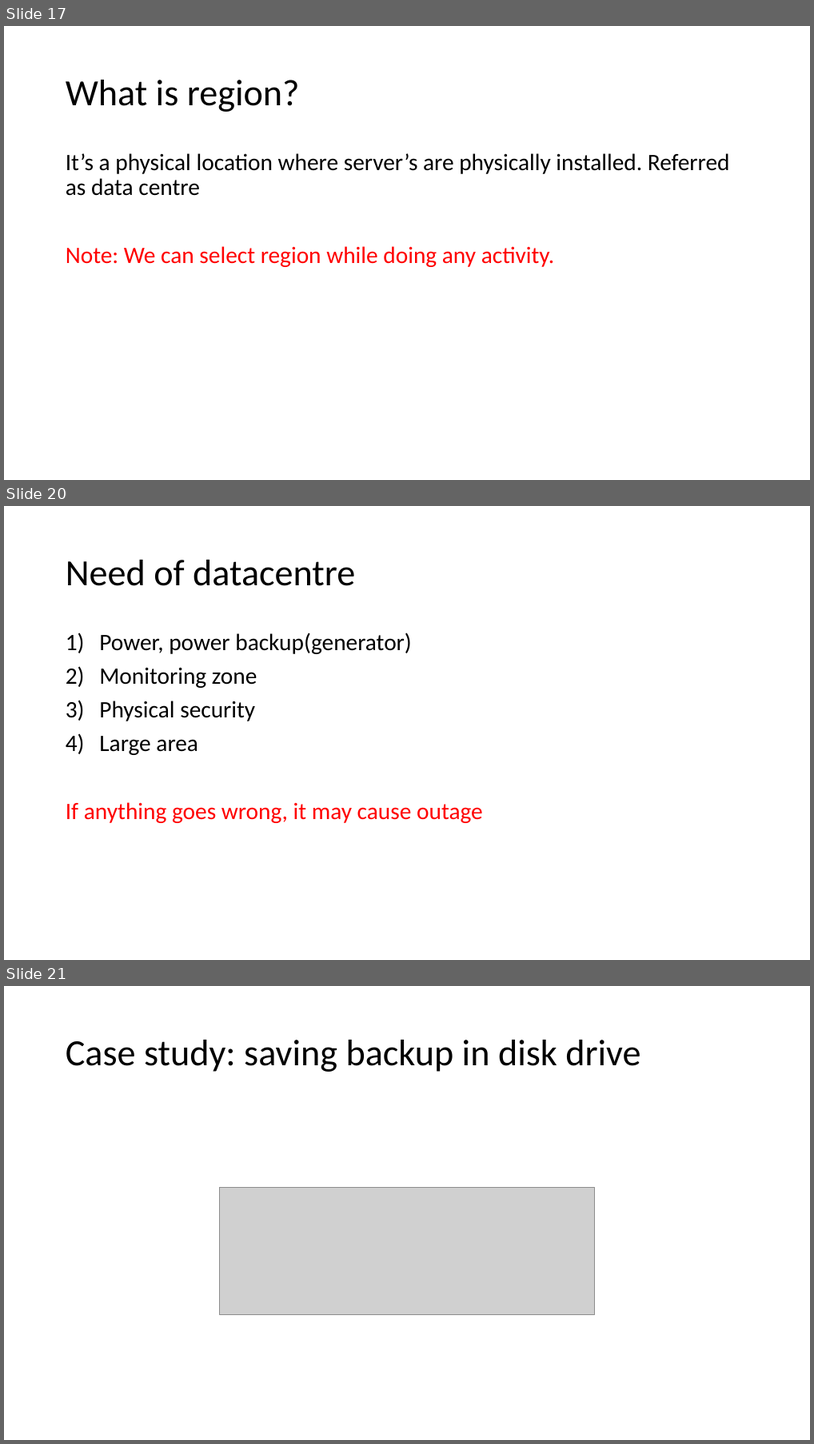
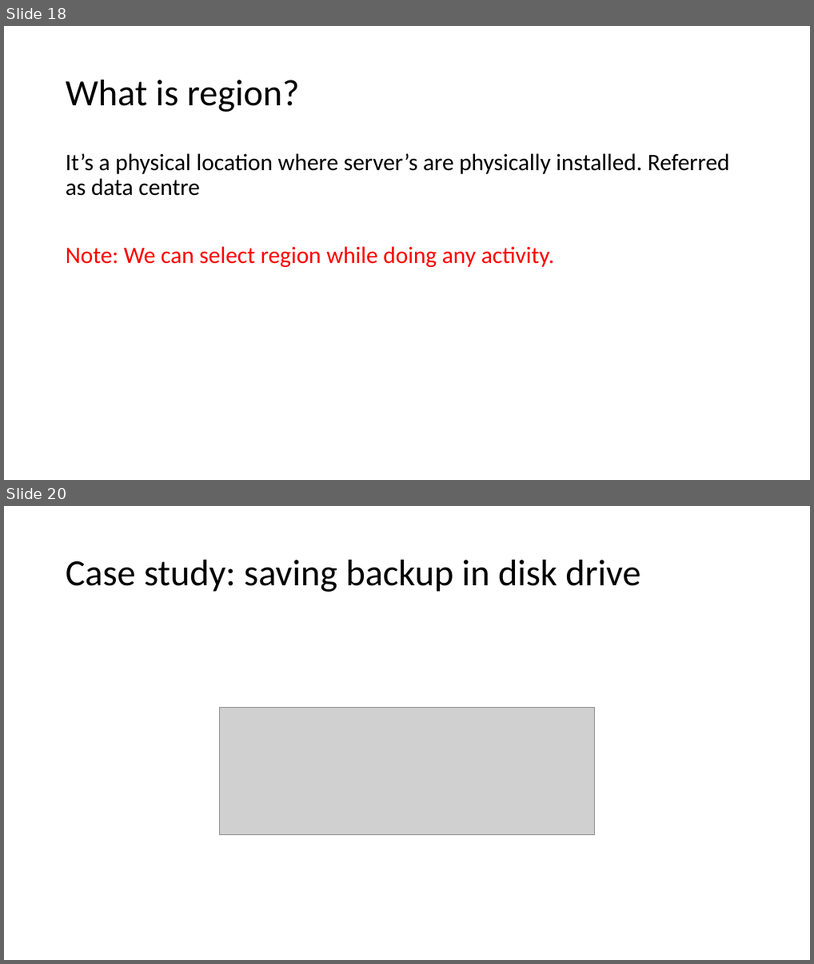
Before and after one commit to JanbaskDevops/Batch1, a slide deck: Backup/AzureCloud/Introduction to Cloud/Chapter1-Introduction to Cloud.pptx. Shown one above the other, each under a label of ours: slides 17, 20 and 21 before the commit, slides 18 and 20 after it; the slides between them are not shown. The pictures are 814x1444 and 814x964 pixels, drawn with LibreOffice and Linux fonts; fonts in the diff are those of the drawing; grey boxes stand for pictures. Boxes give left, top, right and bottom in pixels: in the first picture for what was removed or moved away, otherwise in the second. Text is boxed around its words. In the diff, an @@ line names an element or a change of style, - is before the commit and + after.

```diff
--- a/Backup/AzureCloud/Introduction to Cloud/Chapter1-Introduction to Cloud.pptx
+++ b/Backup/AzureCloud/Introduction to Cloud/Chapter1-Introduction to Cloud.pptx
@@ slide 20 removed at (4, 506, 810, 960), background #FFFFFF @@
@@ title removed at (66, 560, 355, 586) @@
-Need of datacentre
@@ text removed at (66, 632, 483, 823) @@
-1) Power, power backup(generator)
-2) Monitoring zone
-3) Physical security
-4) Large area
-If anything goes wrong, it may cause outage
@@ what was slide 17 is now slide 18 @@
@@ what was slide 21 is now slide 20 @@
```
Also in this commit, not shown: 3 slides changed, 3 slides added, 11 other slides removed, 17 other files.
